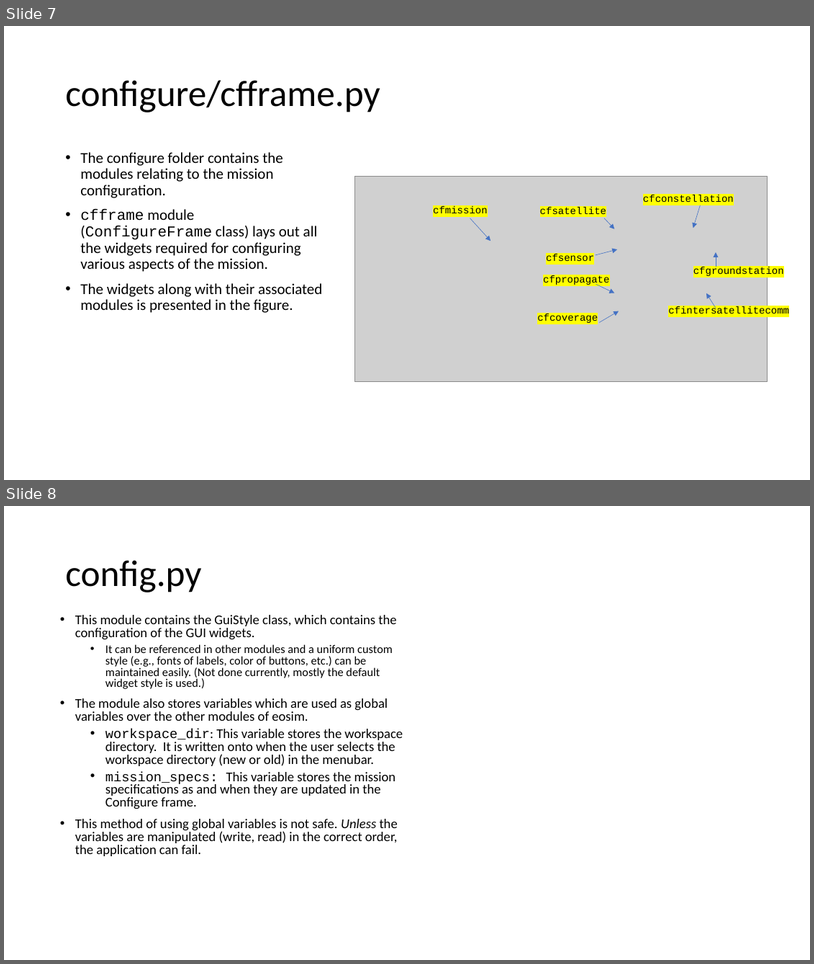
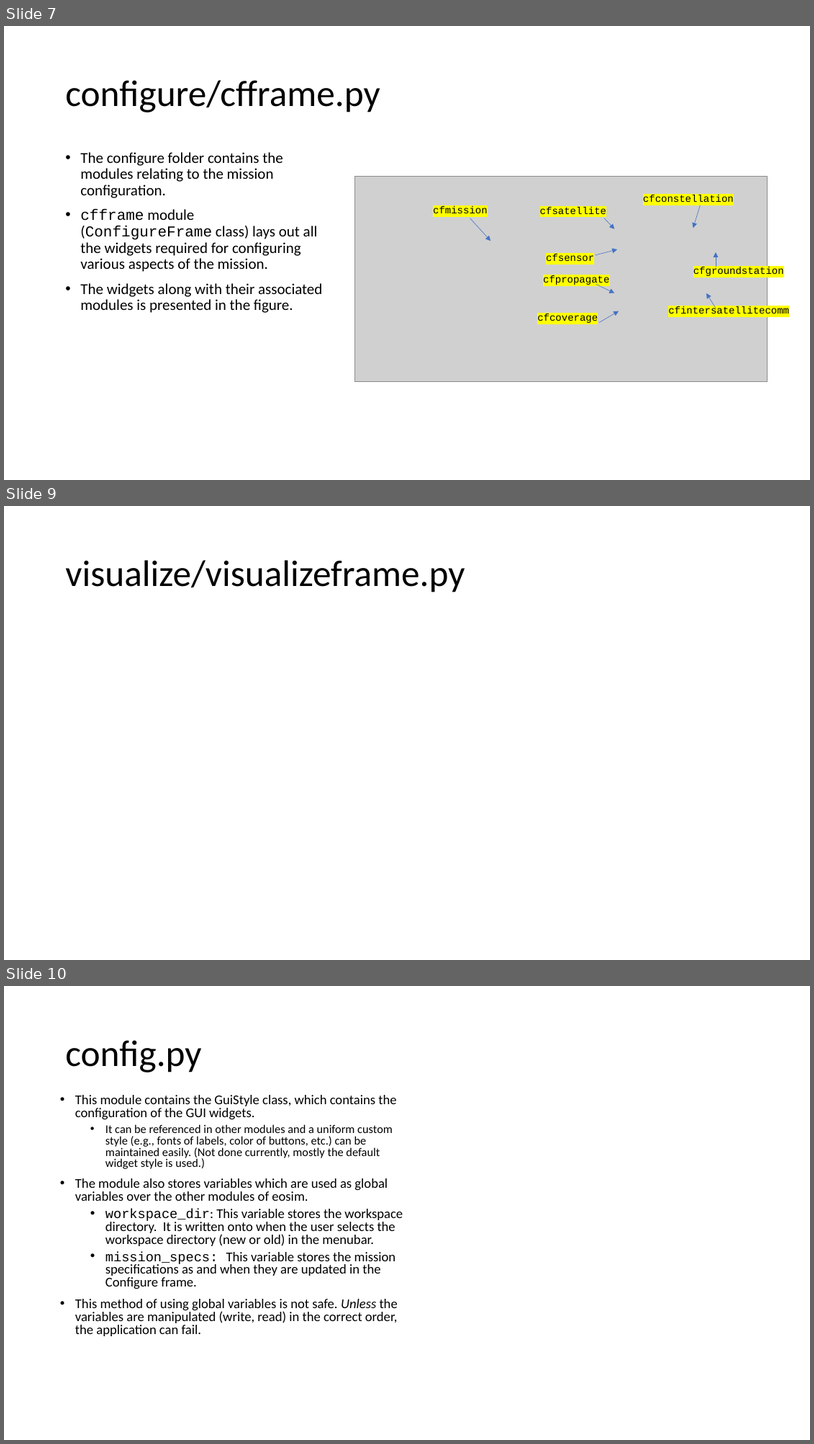
Before and after one commit to EarthObservationSimulator/eosim-gui, a slide deck: docs/codebase_description.pptx. Shown one above the other, each under a label of ours: slides 7 and 8 before the commit, slides 7, 9 and 10 after it; the slides between them are not shown. The pictures are 814x964 and 814x1444 pixels, drawn with LibreOffice and Linux fonts; fonts in the diff are those of the drawing; grey boxes stand for pictures. Boxes give left, top, right and bottom in pixels: in the first picture for what was removed or moved away, otherwise in the second. Text is boxed around its words. In the diff, an @@ line names an element or a change of style, - is before the commit and + after.

Commit message:
change folder name from visualizeframe to visualize

```diff
--- a/docs/codebase_description.pptx
+++ b/docs/codebase_description.pptx
@@ slide 9 added at box(4, 506, 810, 960), background #FFFFFF @@
@@ title added at box(65, 560, 465, 592), 44 pt, text #000000 @@
+visualize/visualizeframe.py
@@ what was slide 8 is now slide 10 @@
```
Also in this commit, not shown: 1 other slide added, 15 other files.
